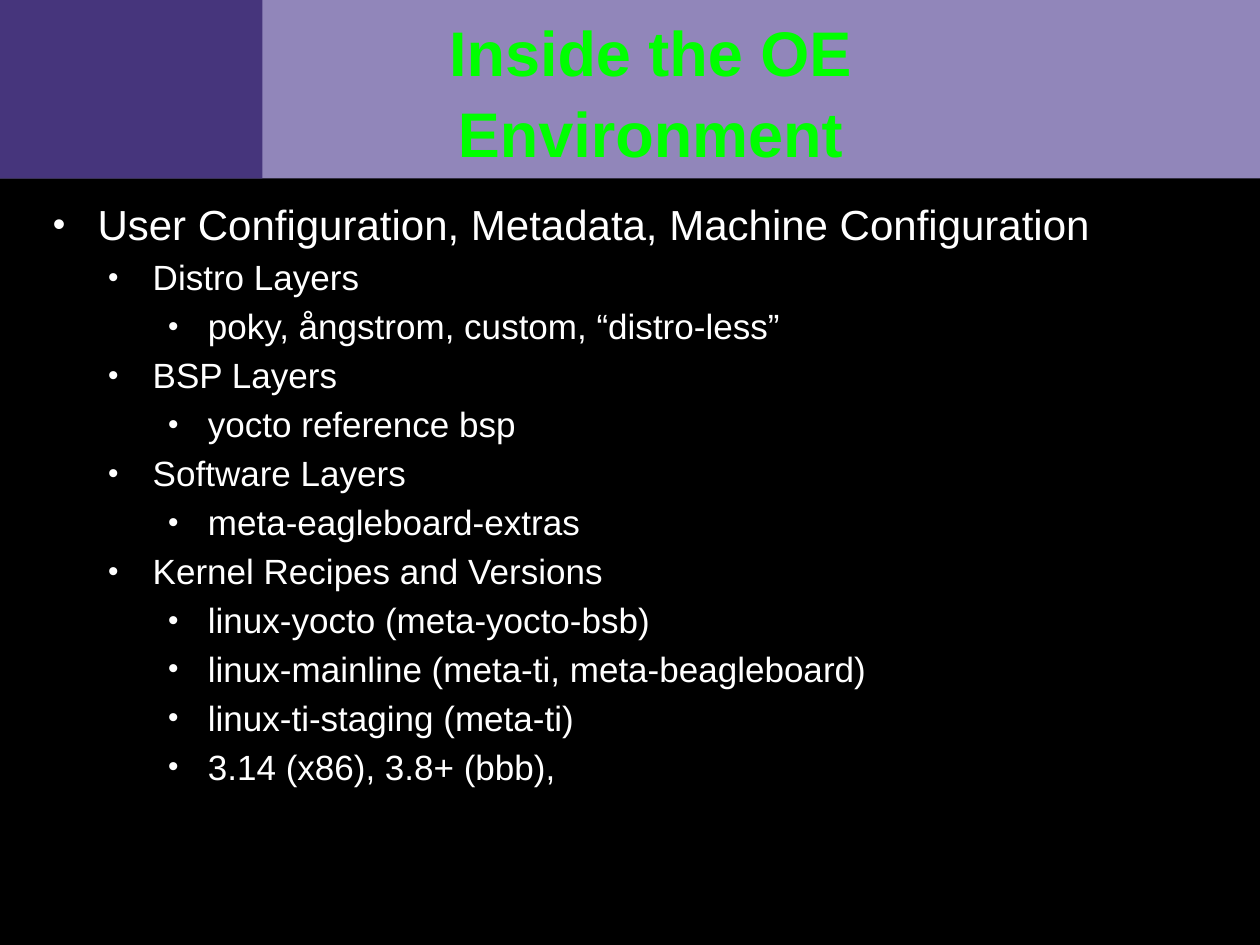
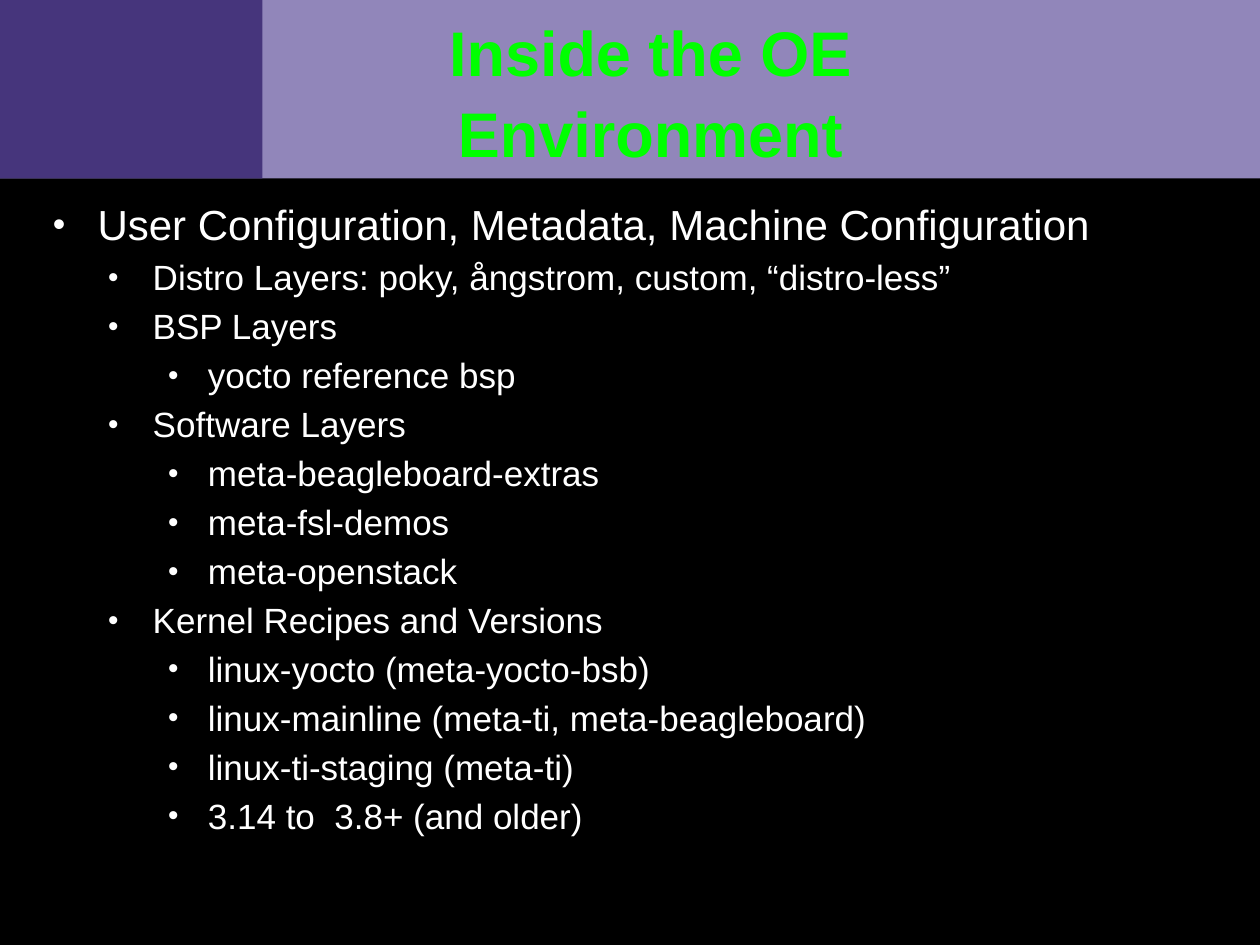
Before and after one commit to VCTLabs/scale13x-presentations, a slide deck: slide 3 of yocto_scale_handout.odp. Drawn at 1260x945 pixels with LibreOffice and Linux fonts; fonts in the diff are those of the drawing; background and template pictures are left out. Boxes give left, top, right and bottom in pixels: in the first picture for what was removed or moved away, otherwise in the second. Text is boxed around its words. In the diff, an @@ line names an element or a change of style, - is before the commit and + after.

```diff
--- a/yocto_scale_handout.odp
+++ b/yocto_scale_handout.odp
@@ text at bbox=[153, 262, 950, 297]: text changed @@
-  • Distro Layers
-    • poky, ångstrom, custom, “distro-less”
+  • Distro Layers: poky, ångstrom, custom, “distro-less”
@@ text at bbox=[208, 460, 599, 591]: text changed @@
-    • meta-eagleboard-extras
+    • meta-beagleboard-extras
+    • meta-fsl-demos
+    • meta-openstack
@@ text at bbox=[208, 803, 583, 836]: text changed @@
-    • 3.14 (x86), 3.8+ (bbb),
+    • 3.14 to 3.8+ (and older)
```
Also in this commit, not shown: 1 other slide changed, 1 other file.
